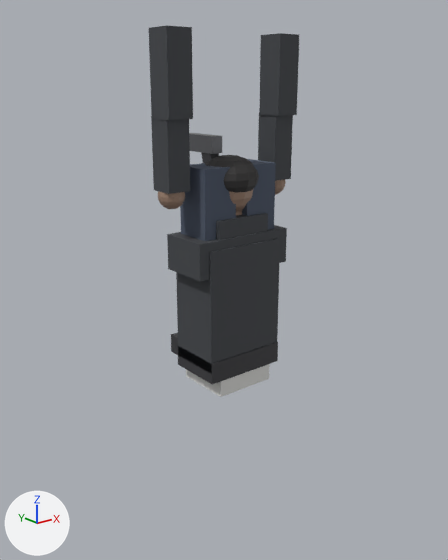
Renders of the Blender file game/ArtSources/player/source.blend from each side of a commit.
Both versions are drawn from a 50 mm lens placed at (-1.73, -2.13, 2.15), pointed at (0.01, 0.04, 1.28). The axes (+X, +Y, +Z) are drawn at lower left. The lights are the same throughout. The older version comes first.

Names of what the first picture shows: 'armL_fore', 'armL_hand', 'armL_upper', 'armR_fore', 'armR_hand', 'armR_upper', 'belt', 'collar', 'hair', 'legL_shoe', 'legL_thigh', 'legR_thigh', 'shirt_strip', 'shoulders', 'torso' and 3 more.
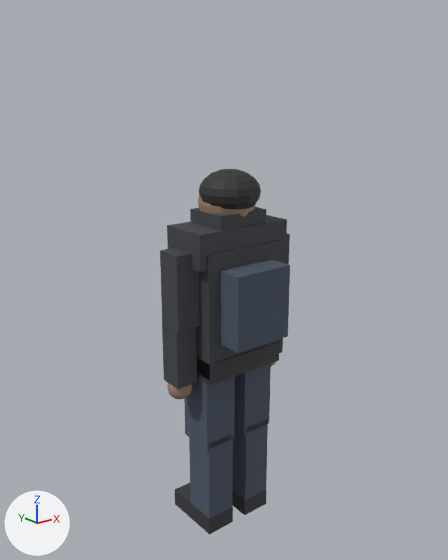
Not drawn themselves, but carrying or shaping drawn objects: ob_arml_root, ob_legl_root, ob_armr_root, ob_legr_root, ob_gun_root.

Boxes [x1, y1, x2, y2] around the edits, measured in the pictures (448 x 560 px):
```json
{"object": "torso", "change": "reshaped, moved", "before": [176, 238, 280, 372], "after": [196, 240, 282, 381]}
{"object": "armL_upper", "change": "moved", "before": [149, 25, 193, 120], "after": [160, 248, 200, 332]}
{"object": "legL_thigh", "change": "moved", "before": [180, 163, 236, 241], "after": [184, 377, 235, 450]}
{"object": "backpack", "change": "added", "after": [220, 259, 290, 353], "on screen": "dark blue"}
{"object": "armL_fore", "change": "moved", "before": [151, 116, 190, 194], "after": [162, 324, 197, 389]}
{"object": "shoulders", "change": "moved", "before": [167, 225, 287, 281], "after": [167, 215, 287, 272]}
{"object": "legR_thigh", "change": "moved", "before": [242, 159, 276, 230], "after": [234, 364, 271, 434]}
{"object": "armR_upper", "change": "moved", "before": [259, 33, 299, 116], "after": [281, 233, 290, 264], "on screen": "mostly hidden afterwards"}
{"object": "legL_shin", "change": "moved", "after": [189, 434, 233, 519], "on screen": "not visible before"}
{"object": "hair", "change": "moved", "before": [205, 155, 259, 193], "after": [199, 169, 261, 210]}
{"object": "legR_shin", "change": "moved", "after": [233, 419, 268, 500], "on screen": "not visible before"}
{"object": "armR_fore", "change": "moved", "before": [258, 115, 293, 181], "after": [279, 338, 283, 353], "on screen": "mostly hidden afterwards"}
{"object": "collar", "change": "moved", "before": [216, 213, 268, 240], "after": [190, 207, 267, 231]}
{"object": "legL_shoe", "change": "moved", "before": [171, 333, 178, 355], "after": [175, 483, 233, 534], "on screen": "mostly hidden before"}
{"object": "armL_hand", "change": "moved", "before": [158, 191, 185, 209], "after": [167, 383, 192, 399]}
{"object": "gun_slide", "change": "moved", "before": [189, 133, 222, 154], "on screen": "not visible afterwards"}
{"object": "legR_shoe", "change": "moved", "after": [232, 489, 267, 515], "on screen": "not visible before"}
{"object": "armR_hand", "change": "moved", "before": [275, 180, 286, 195], "after": [271, 362, 276, 366], "on screen": "mostly hidden"}
{"object": "gun_grip", "change": "moved", "before": [201, 152, 219, 163], "on screen": "not visible afterwards"}
{"object": "shirt_strip", "change": "unchanged, covered by the edit", "before": [186, 364, 270, 397]}
```

Scene script edits in JSON lines:
```json
{"block": "me_cube_001", "where": "# used by ob_torso; parent = ob_body; location = (0.0, 0.0, 0.28)"}
{"op": "remove", "block": "me_cube_001", "code": "me_cube_001.from_pydata(...)  # 8 vertices, 6 faces; spans x -0.2..0.2, y -0.13..0.13, z -0.28..0.28"}
{"op": "add", "block": "me_cube_001", "code": "me_cube_001.from_pydata(...)  # 8 vertices, 6 faces; spans x -0.21..0.21, y -0.13..0.13, z -0.29..0.29"}
{"block": "me_cube_001", "change": "me_cube_001 part 1"}
{"op": "set", "path": "me_cube_001.vertices[0].co", "old": "(-0.2, -0.13, -0.28)", "new": "(-0.21, -0.13, -0.29)", "note": "pixel (211, 374) -> pixel (209, 380)"}
{"op": "set", "path": "me_cube_001.vertices[1].co", "old": "(-0.2, -0.13, 0.28)", "new": "(-0.21, -0.13, 0.29)", "note": "pixel (210, 252) -> pixel (208, 255)"}
{"op": "set", "path": "me_cube_001.vertices[2].co", "old": "(-0.2, 0.13, -0.28)", "new": "(-0.21, 0.13, -0.29)", "note": "pixel (178, 355) -> not seen"}
{"op": "set", "path": "me_cube_001.vertices[3].co", "old": "(-0.2, 0.13, 0.28)", "new": "(-0.21, 0.13, 0.29)"}
{"op": "set", "path": "me_cube_001.vertices[4].co", "old": "(0.2, -0.13, -0.28)", "new": "(0.21, -0.13, -0.29)", "note": "pixel (277, 351) -> pixel (278, 356)"}
{"op": "set", "path": "me_cube_001.vertices[5].co", "old": "(0.2, -0.13, 0.28)", "new": "(0.21, -0.13, 0.29)", "note": "pixel (280, 238) -> pixel (281, 240)"}
{"op": "set", "path": "me_cube_001.vertices[6].co", "old": "(0.2, 0.13, -0.28)", "new": "(0.21, 0.13, -0.29)"}
{"op": "set", "path": "me_cube_001.vertices[7].co", "old": "(0.2, 0.13, 0.28)", "new": "(0.21, 0.13, 0.29)"}
{"op": "add", "block": "me_cube_006_1", "code": ["me_cube_006_1 = bpy.data.meshes.new('Cube.006')", "me_cube_006_1.from_pydata(...)  # a box spanning x -0.15..0.15, y -0.07..0.07, z -0.17..0.17", "me_cube_006_1.materials.append(mat_pl_jeans)  # dark blue #4d5769"]}
{"op": "set", "path": "ob_arml_root.location", "old": "(-0.29, 0.0, 1.44)", "new": "(-0.27, 0.0, 0.56)"}
{"op": "set", "path": "ob_legl_root.location", "old": "(-0.115, 0.0, 0.9)", "new": "(-0.115, 0.0, 0.03)"}
{"op": "set", "path": "ob_armr_root.location", "old": "(0.29, 0.0, 1.44)", "new": "(0.27, 0.0, 0.56)"}
{"op": "set", "path": "ob_legr_root.location", "old": "(0.115, 0.0, 0.9)", "new": "(0.115, 0.0, 0.03)"}
{"op": "set", "path": "ob_gun_root.location", "old": "(-0.02, 0.16, 0.98)", "new": "(-0.02, 0.16, 0.06)"}
{"op": "set", "path": "ob_torso.location", "old": "(0.0, 0.0, 0.28)", "new": "(0.0, 0.0, 0.26)"}
{"op": "set", "path": "ob_shoulders.location", "old": "(0.0, 0.0, 0.52)", "new": "(0.0, 0.0, 0.56)"}
{"op": "set", "path": "ob_collar.location", "old": "(0.0, 0.0, 0.63)", "new": "(0.0, 0.0, 0.65)"}
{"op": "set", "path": "ob_hair.location", "old": "(0.0, -0.005, 0.845)", "new": "(0.0, -0.01, 0.78)"}
{"op": "set", "path": "ob_arml_upper.location", "old": "(0.0, 0.0, -0.17)", "new": "(0.0, 0.0, -0.18)"}
{"op": "set", "path": "ob_arml_hand.location", "old": "(0.0, 0.02, -0.65)", "new": "(0.0, 0.02, -0.66)"}
{"op": "set", "path": "ob_legl_shoe.location", "old": "(0.0, 0.055, -0.865)", "new": "(0.0, 0.06, -0.875)"}
{"op": "set", "path": "ob_armr_upper.location", "old": "(0.0, 0.0, -0.17)", "new": "(0.0, 0.0, -0.18)"}
{"op": "set", "path": "ob_armr_hand.location", "old": "(0.0, 0.02, -0.65)", "new": "(0.0, 0.02, -0.66)"}
{"op": "add", "block": "ob_backpack", "code": ["ob_backpack = bpy.data.objects.new('backpack', me_cube_006_1)", "ob_backpack.parent = ob_body", "ob_backpack.location = (0.0, -0.18, 0.3)"]}
```
